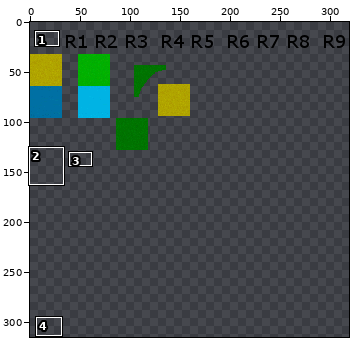
File history of a sprite sheet, img/tileset.png. Above: a wide view before the commit, with the close-up outlined.
Close-up. The starting point:
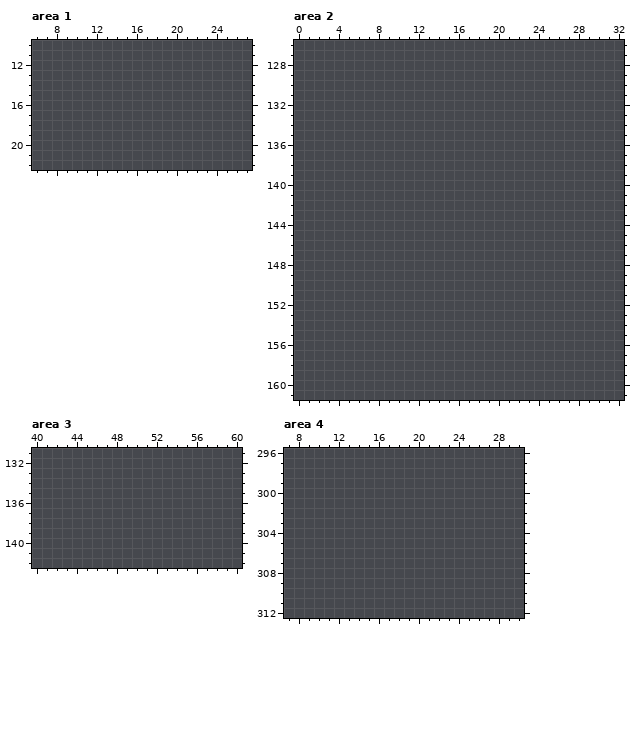
The file is 320x320 pixels. Pixels under 10% opacity are left out. Colours within 5 levels of each other are drawn and written as one. Shown: area 1: x 6..27, y 10..22; area 2: x 0..32, y 126..161; area 3: x 40..60, y 131..142; area 4: x 7..30, y 296..312. The wide view leaves out empty margins. The commit also changed other parts of the picture, which this record leaves out.
Palette (. is transparent): 
The result:
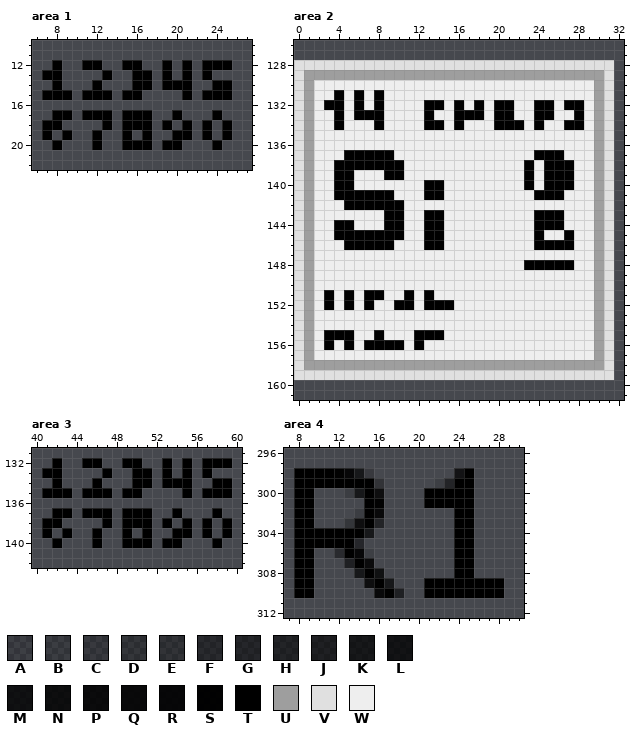
Colours new in this view: A #00000020  B #00000028  C #00000034  D #00000040  E #0000004a  F #0000006a  G #00000077  H #00000081  J #0000008e  K #000000aa  L #000000bb  M #000000c3  N #000000cd  P #000000d7  Q #000000de  R #000000e5  S #000000f9  T #000000  U #9e9e9e  V #e0e0e0  W #eeeeee
Diff:
Changed rows in their new state; - is an unchanged pixel.
Area 1:
first column x 7:
12 -T--TT--TT--T-T-TTT
13 TT----T--TT-T-T-T--
14 -T---T---TT-TTT--TT
15 TTT-TTT-TT----T-TTT
17 -TT-TTT-TTT--T---T-
18 TT----T-TTT-T-T-T-T
19 T-T--T--T-T--TT-T-T
20 -T---T--TTT-TT---T-
Area 2:
first column x 0:
128 VVVVVVVVVVVVVVVVVVVVVVVVVVVVVVVV
129 VUUUUUUUUUUUUUUUUUUUUUUUUUUUUUUV
130 VUWWWWWWWWWWWWWWWWWWWWWWWWWWWWUV
131 VUWWTWTWTWWWWWWWWWWWWWWWWWWWWWUV
132 VUWTTWTWTWWWWTTWTWTWTTWWTTWTTWUV
133 VUWWTWTTTWWWWTWWTTTWTTWWTTWWTWUV
134 VUWWTWWWTWWWWTTWTWWWTTTWTWWTTWUV
135 VUWWWWWWWWWWWWWWWWWWWWWWWWWWWWUV
136 VUWWWWWWWWWWWWWWWWWWWWWWWWWWWWUV
137 VUWWWTTTTTWWWWWWWWWWWWWWTTTWWWUV
138 VUWWTTTTTTTWWWWWWWWWWWWTWTTTWWUV
139 VUWWTTWWWTTWWWWWWWWWWWWTWTTTWWUV
140 VUWWTTWWWWWWWTTWWWWWWWWTWTTTWWUV
141 VUWWTTTTTTWWWTTWWWWWWWWWTTTWWWUV
142 VUWWWTTTTTTWWWWWWWWWWWWWWWWWWWUV
143 VUWWWWWWWTTWWTTWWWWWWWWWTTTWWWUV
144 VUWWTTWWWTTWWTTWWWWWWWWWTTTWWWUV
145 VUWWTTTTTTTWWTTWWWWWWWWWTWWTWWUV
146 VUWWWTTTTTWWWTTWWWWWWWWWTTTTWWUV
147 VUWWWWWWWWWWWWWWWWWWWWWWWWWWWWUV
148 VUWWWWWWWWWWWWWWWWWWWWWTTTTTWWUV
149 VUWWWWWWWWWWWWWWWWWWWWWWWWWWWWUV
150 VUWWWWWWWWWWWWWWWWWWWWWWWWWWWWUV
151 VUWTWTWTTWWTWTWWWWWWWWWWWWWWWWUV
152 VUWTWTWTWWTTWTTTWWWWWWWWWWWWWWUV
153 VUWWWWWWWWWWWWWWWWWWWWWWWWWWWWUV
154 VUWWWWWWWWWWWWWWWWWWWWWWWWWWWWUV
155 VUWTTTWWTWWWTTTWWWWWWWWWWWWWWWUV
156 VUWTWTWTTTTWTWWWWWWWWWWWWWWWWWUV
157 VUWWWWWWWWWWWWWWWWWWWWWWWWWWWWUV
158 VUUUUUUUUUUUUUUUUUUUUUUUUUUUUUUV
159 VVVVVVVVVVVVVVVVVVVVVVVVVVVVVVVV
Area 3:
first column x 41:
132 -T--TT--TT--T-T-TTT
133 TT----T--TT-T-T-T--
134 -T---T---TT-TTT--TT
135 TTT-TTT-TT----T-TTT
137 -TT-TTT-TTT--T---T-
138 TT----T-TTT-T-T-T-T
139 T-T--T--T-T--TT-T-T
140 -T---T--TTT-TT---T-
Area 4:
first column x 8:
298 TTTTSRKC--------LT---
299 TTTTTTTTE-----AHTT---
300 TT---BKTN----TTTTT---
301 TT-----TS----TTTTT---
302 TT----BTQ-------TT---
303 TT---DNTH-------TT---
304 TTTTTTTK--------TT---
305 TTTTTTG---------TT---
306 TT--FTRA--------TT---
307 TT---JTP--------TT---
308 TT----KTM-------TT---
309 TT-----NTK---TTTTTTTT
310 TT------QTJ--TTTTTTTT
